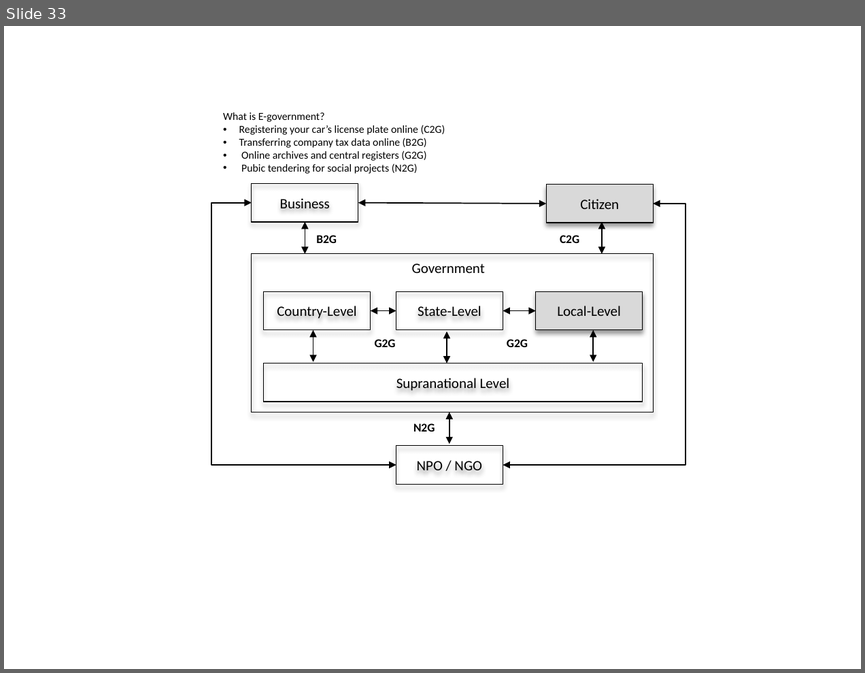
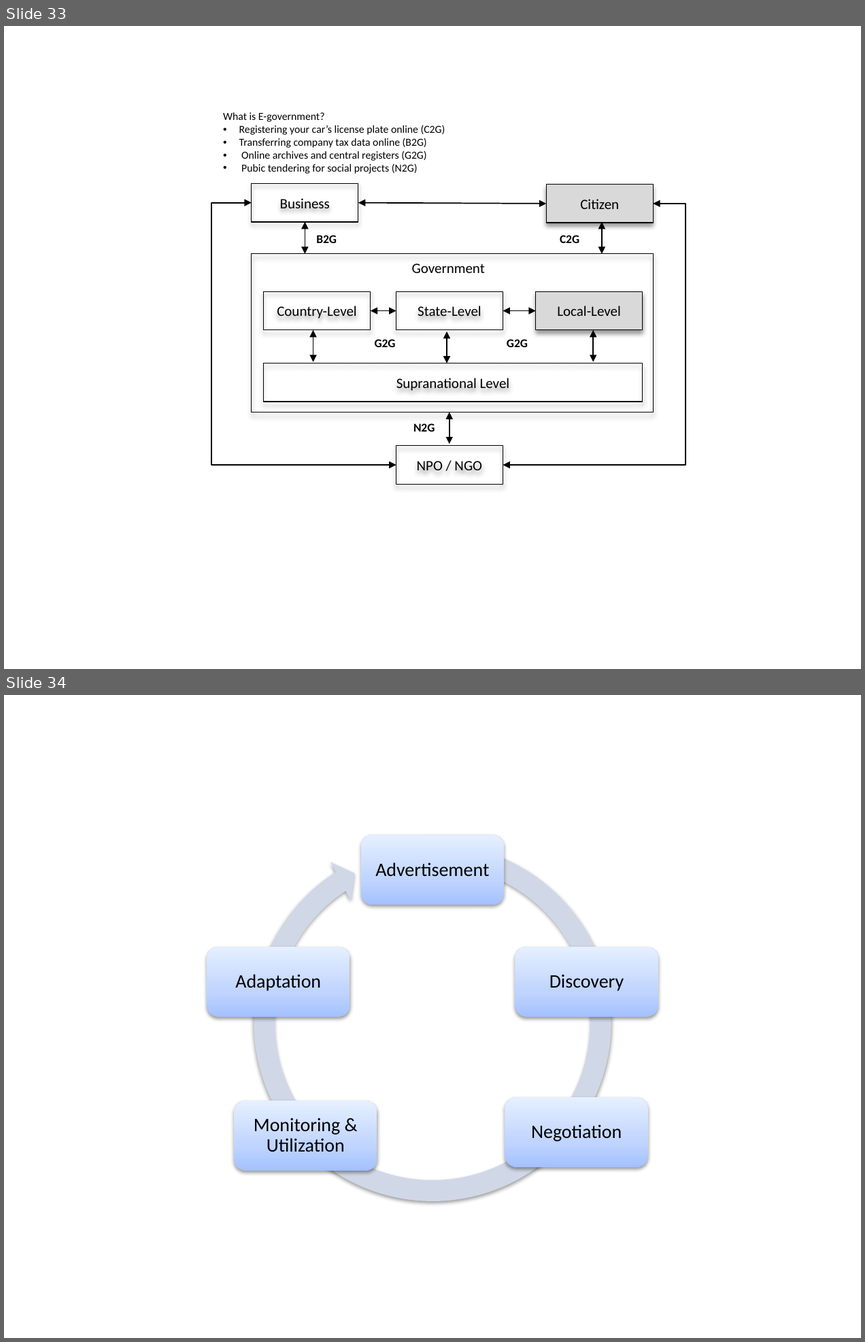
Before and after one commit to paxian/finalexam, a slide deck: model.pptx. Shown one above the other, each under a label of ours: slide 33 before the commit, slides 33 and 34 after it. The pictures are 865x673 and 865x1342 pixels, drawn with LibreOffice and Linux fonts; fonts in the diff are those of the drawing. Boxes give left, top, right and bottom in pixels: in the first picture for what was removed or moved away, otherwise in the second. Text is boxed around its words. In the diff, an @@ line names an element or a change of style, - is before the commit and + after.

```diff
--- a/model.pptx
+++ b/model.pptx
@@ slide 34 added at bbox=[4, 695, 861, 1338], background #FFFFFF @@
@@ group added at bbox=[207, 832, 657, 1212]: 5 rounded rectangles, 5 texts, 1 circular arrow @@
+Advertisement
+Discovery
+Negotiation
+Monitoring & Utilization
+Adaptation
```
Also in this commit, not shown: 4 other files.
